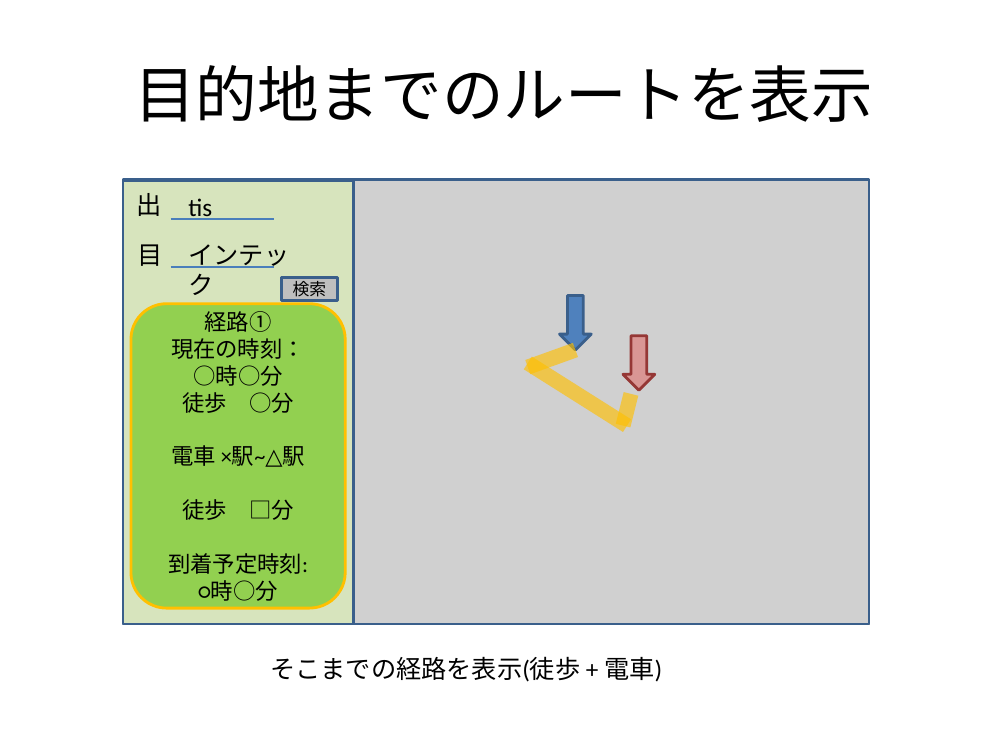
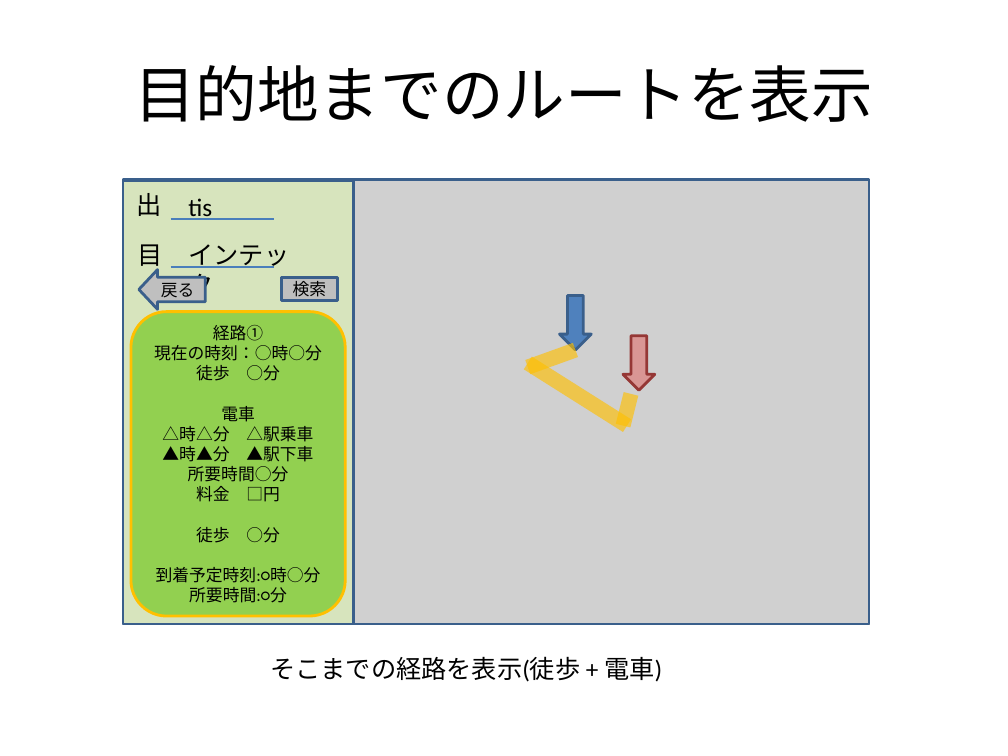
Before and after one commit to kawasaki-kk/kerotan, a slide deck: slide 7 of window.pptx. Drawn at 1008x756 pixels with LibreOffice and Linux fonts; fonts in the diff are those of the drawing; grey boxes stand for pictures. Boxes give left, top, right and bottom in pixels: in the first picture for what was removed or moved away, otherwise in the second. Text is boxed around its words. In the diff, an @@ line names an element or a change of style, - is before the commit and + after.

Commit message:
update window

```diff
--- a/window.pptx
+++ b/window.pptx
@@ left arrow added at (x1=139, y1=270, x2=206, y2=309), fill #BFBFBF, outline #3A5F8C 2 pt, 12 pt, text #000000 @@
+戻る
@@ rounded rectangle "経路①" moved from (x1=131, y1=303, x2=346, y2=608) to (x1=131, y1=311, x2=346, y2=616) @@
@@ text in rounded rectangle at (x1=196, y1=325, x2=280, y2=381): size 16 to 12 pt in "経路①", "徒歩 ○分" @@
@@ text in rounded rectangle at (x1=154, y1=345, x2=322, y2=361): text changed; size 16 to 12 pt @@
-現在の時刻：
-○時○分
+現在の時刻：○時○分
@@ text in rounded rectangle at (x1=156, y1=406, x2=321, y2=603): text changed; size 16 to 12 pt @@
-電車 ×駅~△駅
-徒歩 □分
-到着予定時刻:
-○時○分
+電車
+△時△分 △駅乗車
+▲時▲分 ▲駅下車
+所要時間○分
+料金 □円
+徒歩 ○分
+到着予定時刻:○時○分
+所要時間:○分
```
